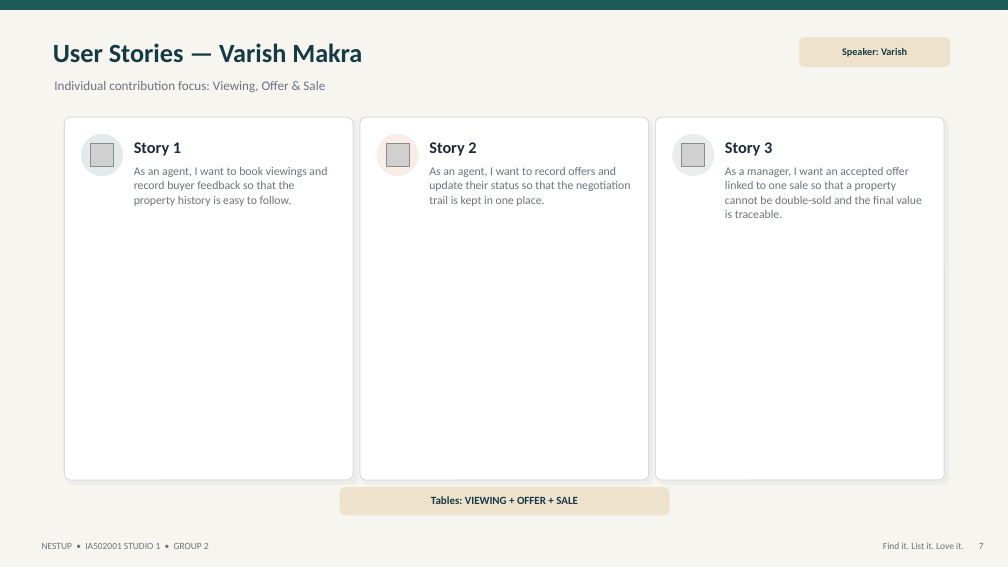
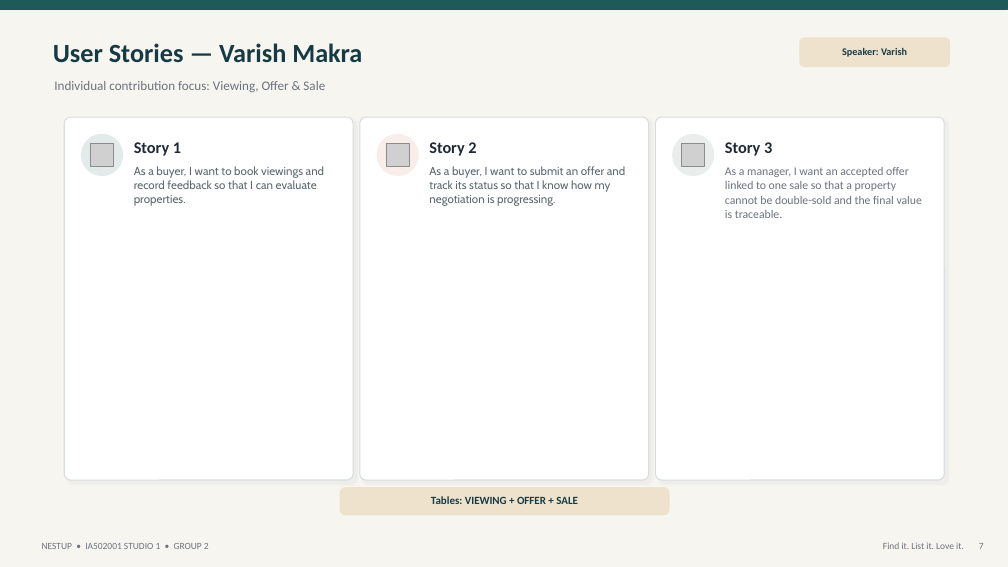
Before and after one commit to pdahalop/Studio-01, a slide deck: slide 7 of NestUp_Group2_Presentation.pptx. Drawn at 1008x567 pixels with LibreOffice and Linux fonts; fonts in the diff are those of the drawing; grey boxes stand for pictures. Boxes give left, top, right and bottom in pixels: in the first picture for what was removed or moved away, otherwise in the second. Text is boxed around its words. In the diff, an @@ line names an element or a change of style, - is before the commit and + after.

```diff
--- a/NestUp_Group2_Presentation.pptx
+++ b/NestUp_Group2_Presentation.pptx
@@ text at [134,166,324,206]: text changed; size 11.2 to 11 pt; font Calibri to Cabin; text colour #6B7280 to #5B696F @@
-As an agent, I want to book viewings and record buyer feedback so that the property history is easy to follow.
+As a buyer, I want to book viewings and record feedback so that I can evaluate properties.
@@ text at [429,166,625,206]: text changed; size 11.2 to 11 pt; font Calibri to Cabin; text colour #6B7280 to #5B696F @@
-As an agent, I want to record offers and update their status so that the negotiation trail is kept in one place.
+As a buyer, I want to submit an offer and track its status so that I know how my negotiation is progressing.
```
Also in this commit, not shown: 5 other slides changed.
